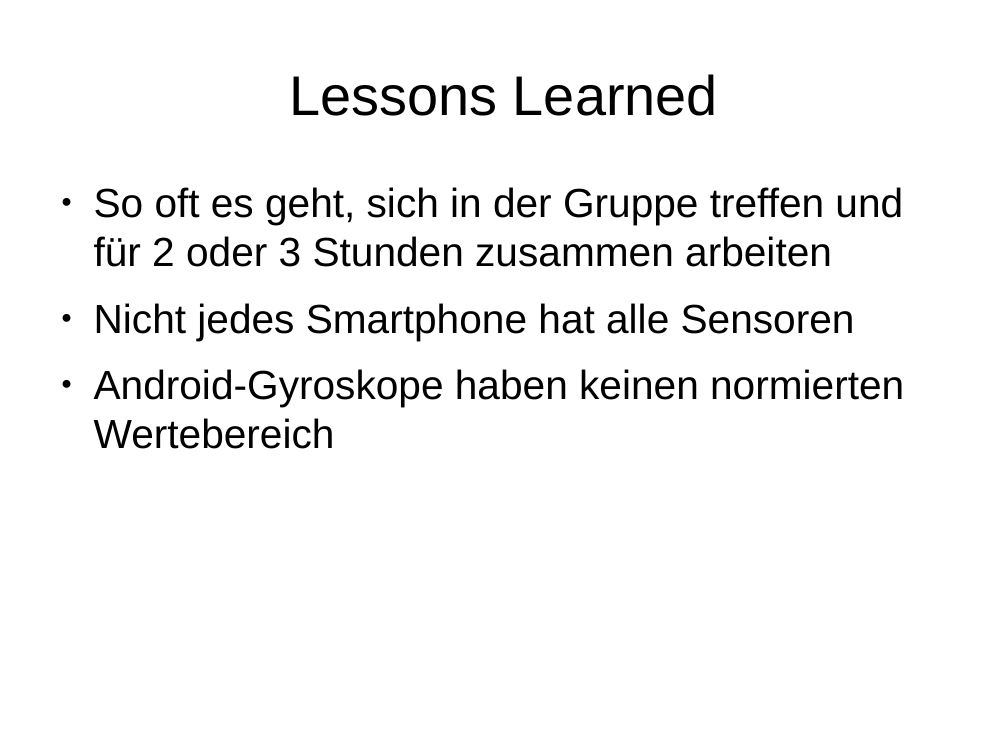
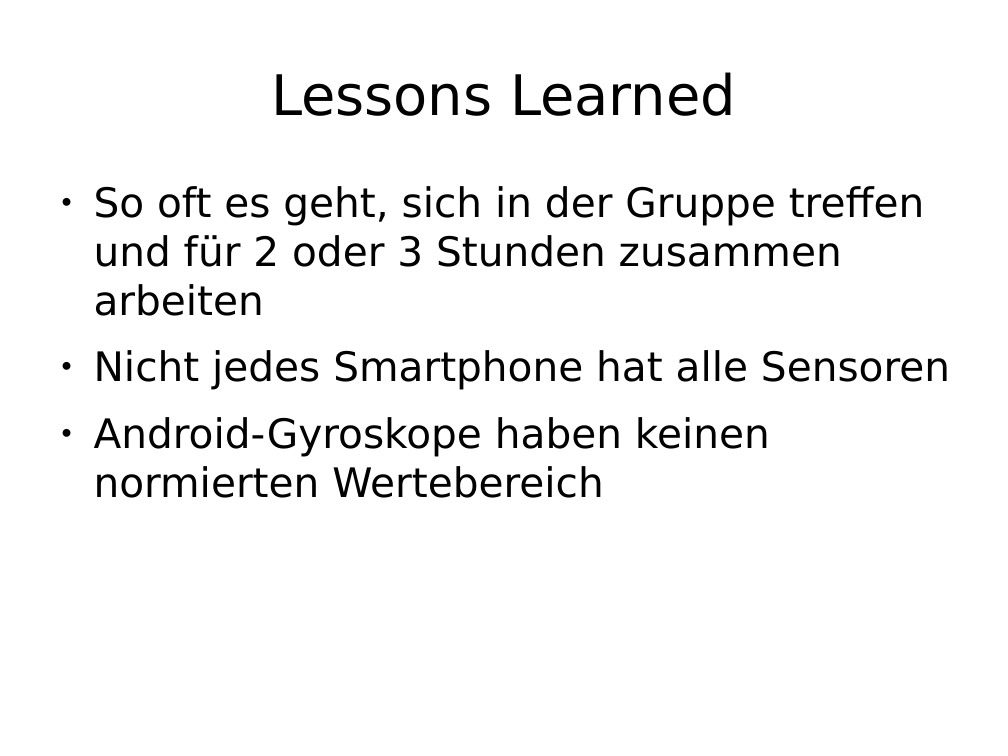
Before and after one commit to enra64/psychic-giggle, a slide deck: slide 11 of zwischenstand anfang dezember.odp (slide 10 before the commit). Drawn at 1008x756 pixels with LibreOffice and Linux fonts; fonts in the diff are those of the drawing. Boxes give left, top, right and bottom in pixels: in the first picture for what was removed or moved away, otherwise in the second. Text is boxed around its words. In the diff, an @@ line names an element or a change of style, - is before the commit and + after.

```diff
--- a/zwischenstand anfang dezember.odp
+++ b/zwischenstand anfang dezember.odp
@@ title "Lessons Learned" at (x1=271, y1=72, x2=736, y2=116): font Arial to DejaVu Sans @@
@@ text "So oft es geht, sich ..." at (x1=94, y1=186, x2=950, y2=498): font Arial to DejaVu Sans @@
```
Also in this commit, not shown: 8 other slides changed, 2 slides added, 1 slide removed.
